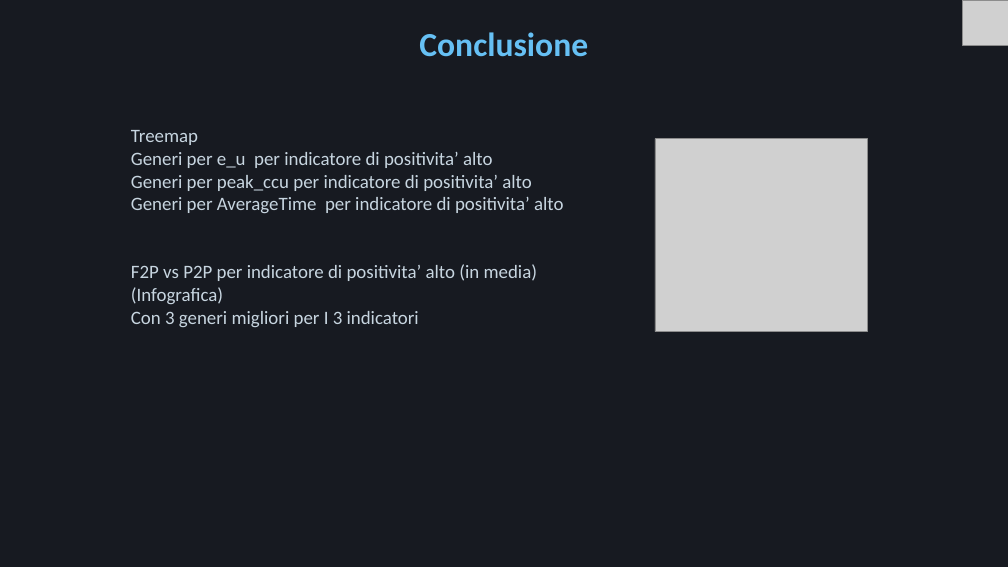
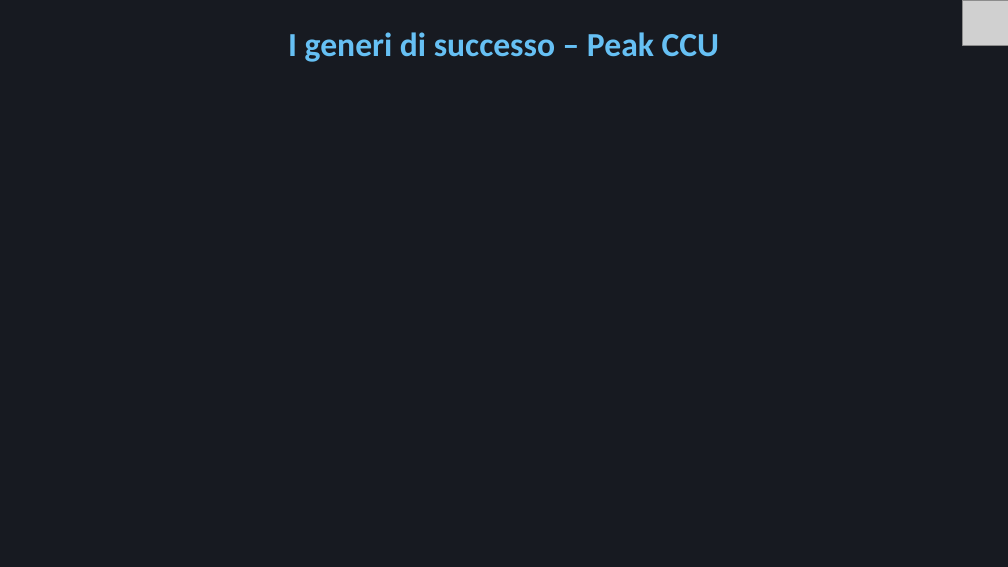
Before and after one commit to Mora11231/VisualizzazioneScientifica, a slide deck: slide 22 of Steam.pptx (slide 21 before the commit). Drawn at 1008x567 pixels with LibreOffice and Linux fonts; fonts in the diff are those of the drawing; grey boxes stand for pictures; background and template pictures are left out. Boxes give left, top, right and bottom in pixels: in the first picture for what was removed or moved away, otherwise in the second. Text is boxed around its words. In the diff, an @@ line names an element or a change of style, - is before the commit and + after.

```diff
--- a/Steam.pptx
+++ b/Steam.pptx
@@ title at [288,32,719,62]: text changed @@
-Conclusione
+I generi di successo – Peak CCU
@@ text removed at [131,130,563,327] @@
-Treemap
-Generi per e_u per indicatore di positivita’ alto
-Generi per peak_ccu per indicatore di positivita’ alto
-Generi per AverageTime per indicatore di positivita’ alto
-F2P vs P2P per indicatore di positivita’ alto (in media)
-(Infografica)
-Con 3 generi migliori per I 3 indicatori
@@ picture removed at [655,139,867,332] @@
```
Also in this commit, not shown: 14 other slides changed, 5 slides added, 2 slides removed, 29 other files.
